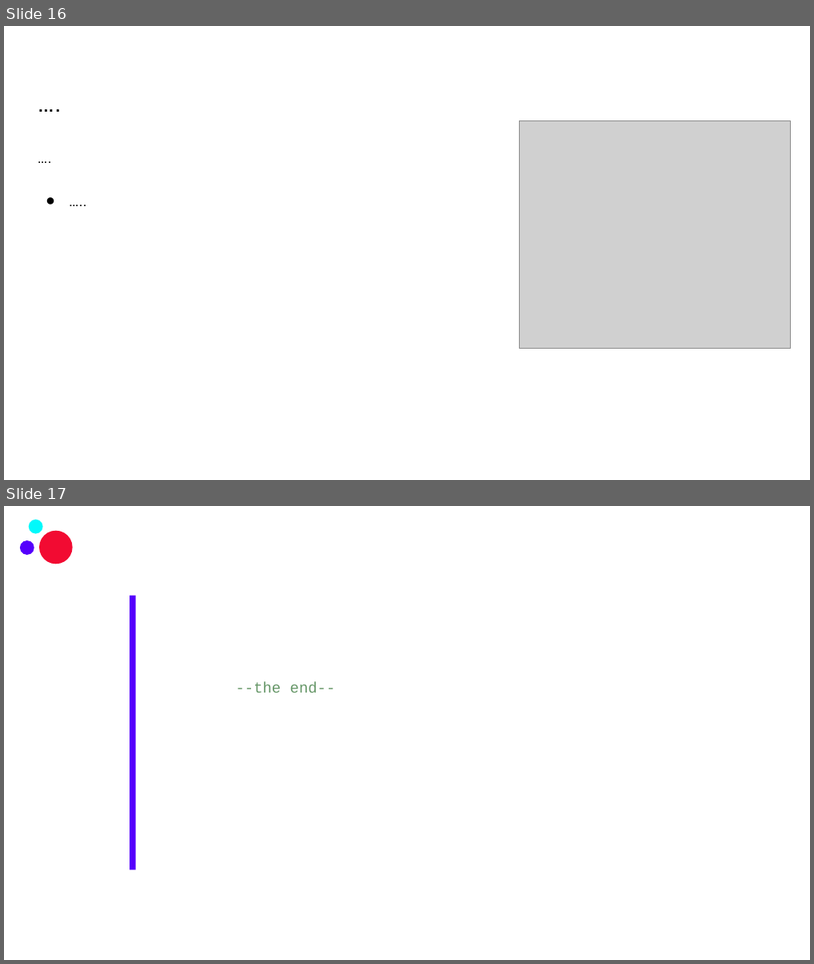
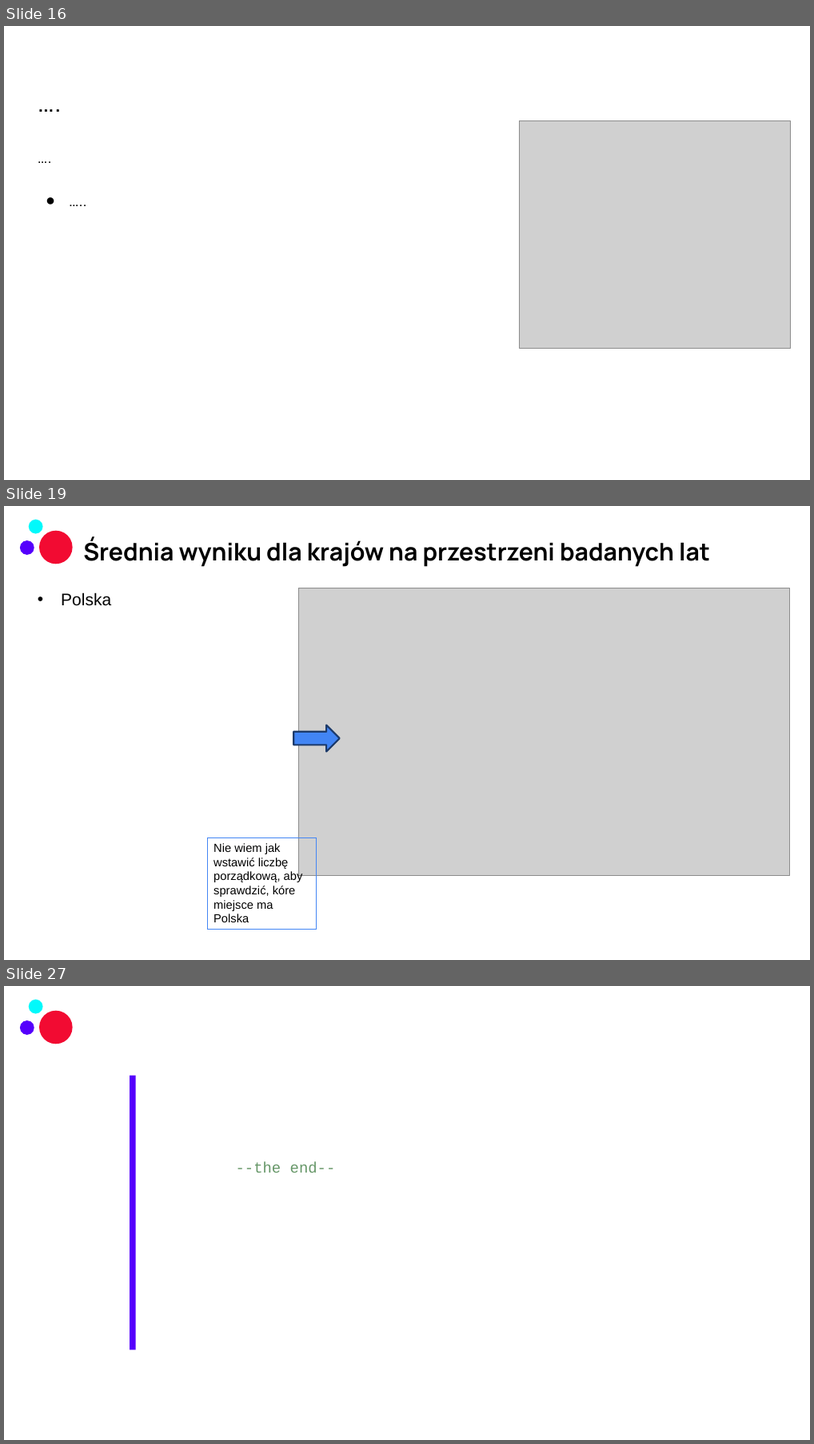
Before and after one commit to infoshareacademy/jdszr14-Tylda, a slide deck: robocza_prezentacja/Project.1.Happiness.by.Tylda_ROBOCZA_ver1.pptx. Shown one above the other, each under a label of ours: slides 16 and 17 before the commit, slides 16, 19 and 27 after it; the slides between them are not shown. The pictures are 814x964 and 814x1444 pixels, drawn with LibreOffice and Linux fonts; fonts in the diff are those of the drawing; grey boxes stand for pictures; background and template pictures are left out. Boxes give left, top, right and bottom in pixels: in the first picture for what was removed or moved away, otherwise in the second. Text is boxed around its words. In the diff, an @@ line names an element or a change of style, - is before the commit and + after.

```diff
--- a/robocza_prezentacja/Project.1.Happiness.by.Tylda_ROBOCZA_ver1.pptx
+++ b/robocza_prezentacja/Project.1.Happiness.by.Tylda_ROBOCZA_ver1.pptx
@@ slide 19 added at (x1=4, y1=506, x2=810, y2=960), background picture (left out); not listed: 3 template elements that a slide beside it also shows @@
@@ title added at (x1=83, y1=538, x2=710, y2=567), 28.8 pt, text #000000, bold @@
+Średnia wyniku dla krajów na przestrzeni badanych lat
@@ text added at (x1=61, y1=592, x2=111, y2=606), 20 pt, text #000000 @@
+• Polska
@@ picture added at (x1=299, y1=588, x2=790, y2=876) @@
@@ right arrow added at (x1=294, y1=725, x2=340, y2=752), fill #4285F4, outline #1D3A6B 2 pt @@
@@ rectangle added at (x1=208, y1=837, x2=317, y2=929), outline #4285F4 0.75 pt, 14 pt, text #000000 @@
+Nie wiem jak wstawić liczbę porządkową, aby sprawdzić, kóre miejsce ma Polska
@@ what was slide 17 is now slide 27 @@
```
Also in this commit, not shown: 1 slide changed, 9 other slides added.
